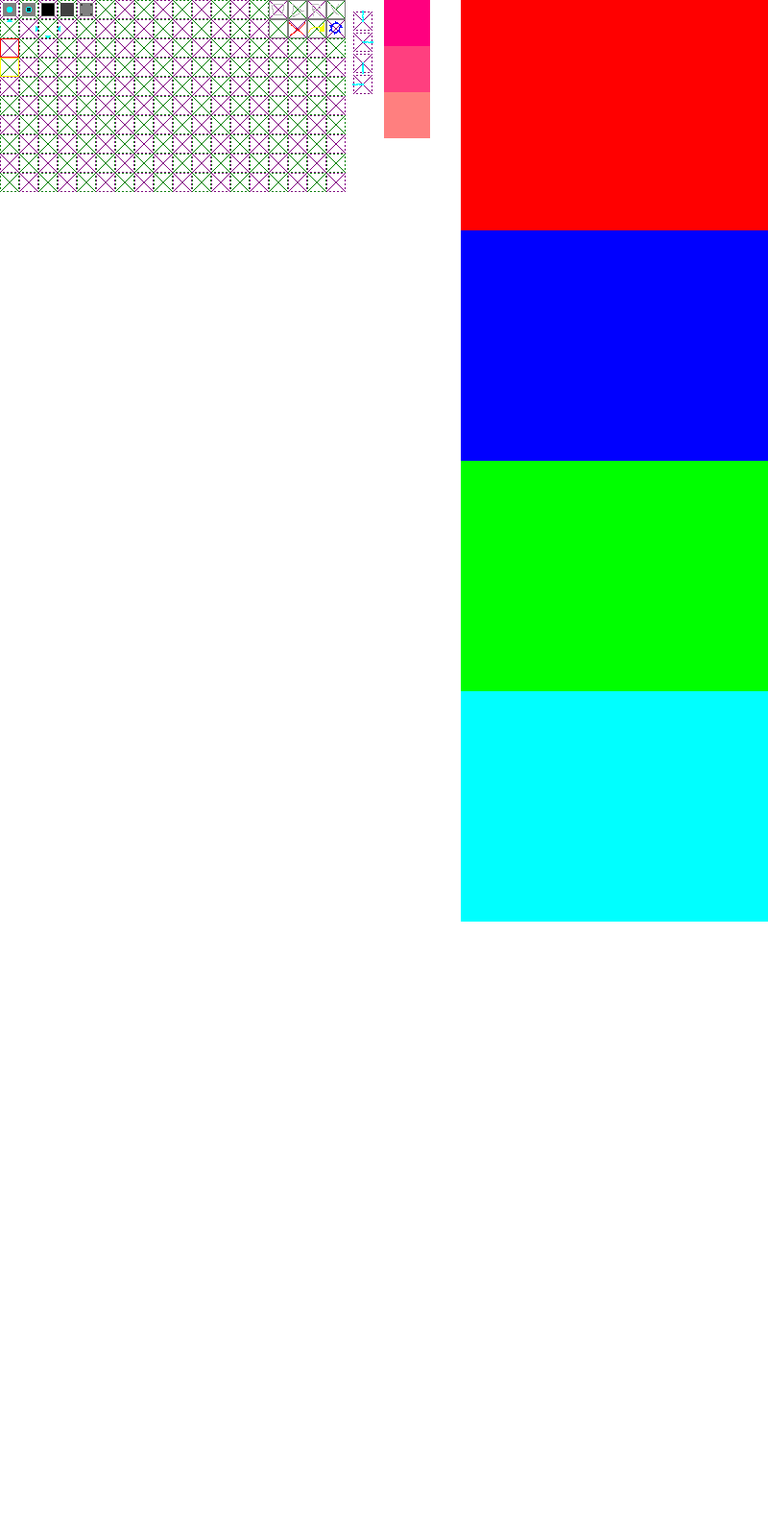
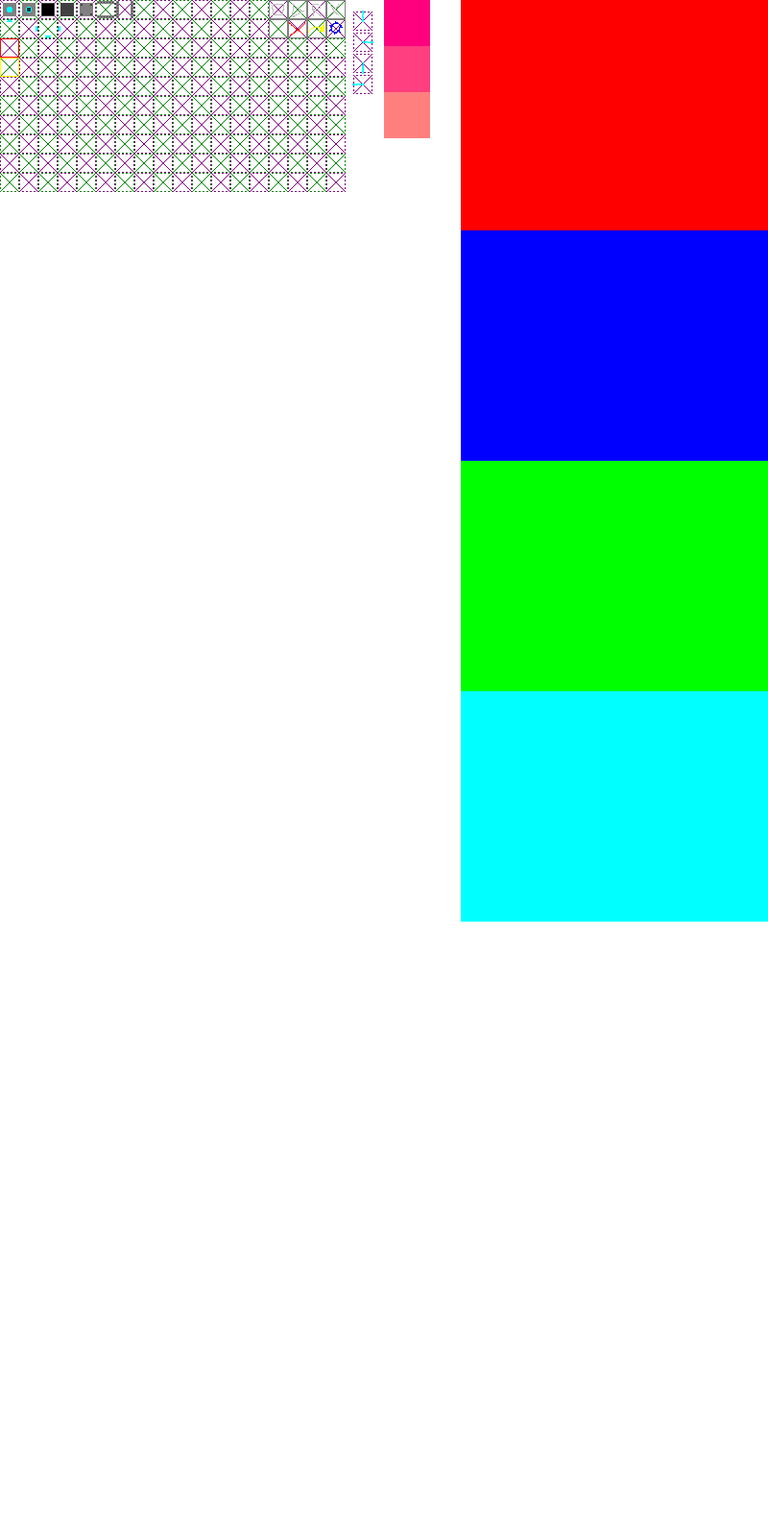
Comparing the layer stacks of the two (768, 1536) images. Changes:
painted on "stuff" over (96, 0, 134, 19)
